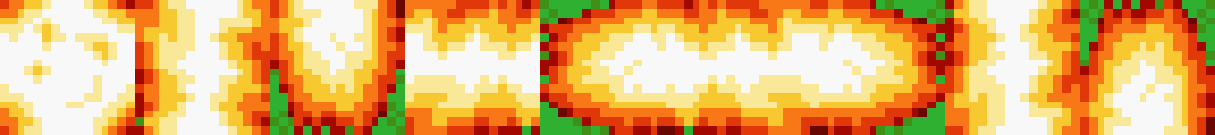
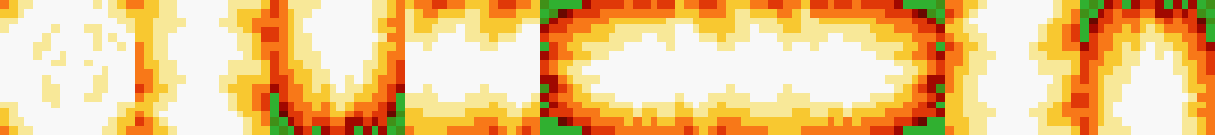
Two versions of the same layered image (1215px x 135px). Layer-by-layer changes:
painted on "explosion_up_end" over [1080, 0, 1215, 135]
painted on "explosion_up" over [945, 0, 1080, 135]
painted on "explosion_right_end" over [810, 0, 945, 135]
painted on "explosion_right" over [675, 0, 810, 135]
painted on "explosion_left_end" over [540, 0, 675, 135]
painted on "explosion_left" over [405, 0, 540, 135]
painted on "explosion_down_end" over [270, 0, 405, 135]
painted on "explosion_down" over [135, 0, 270, 135]
painted on "explosion_center" over [0, 0, 135, 135]
